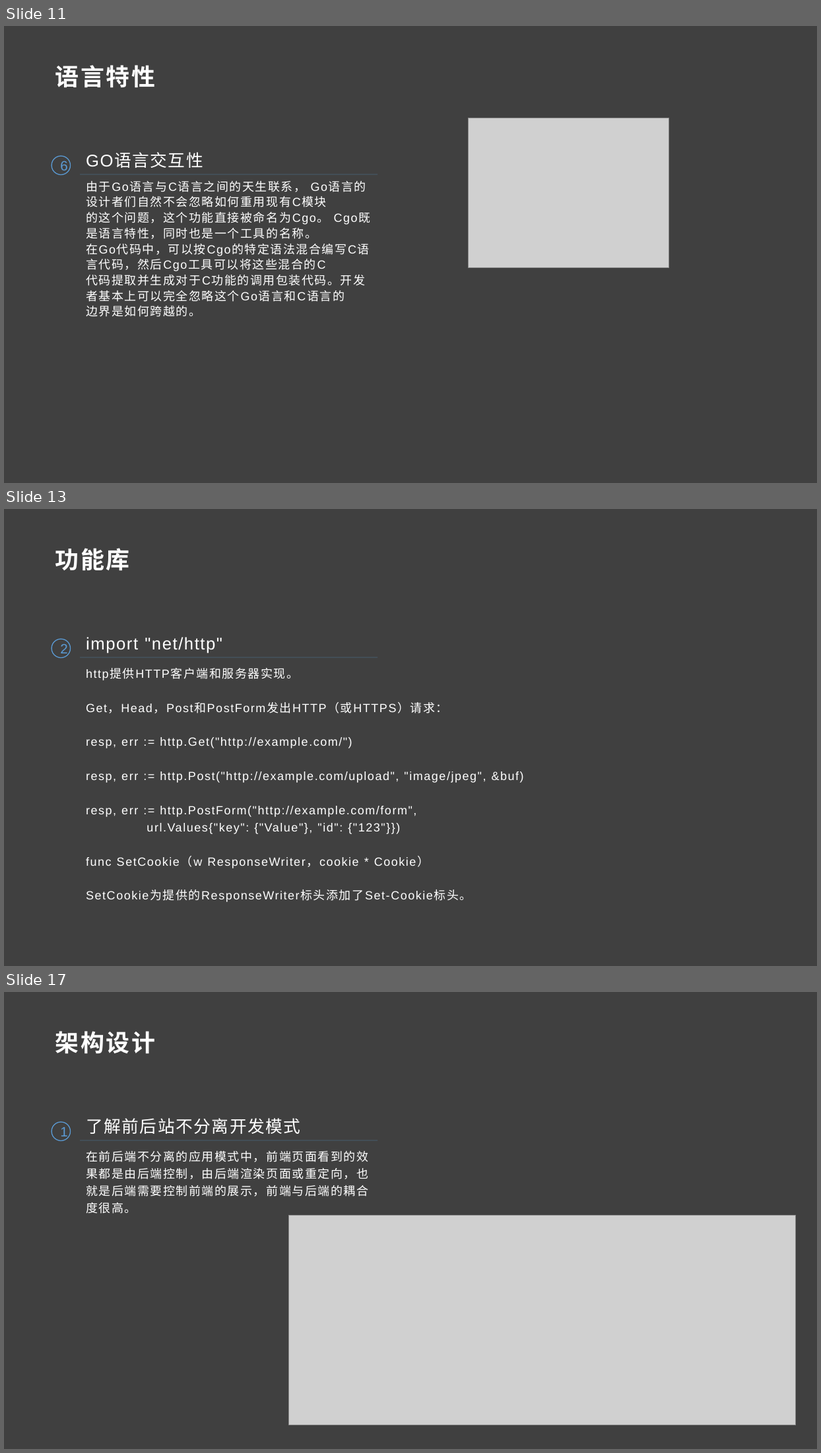
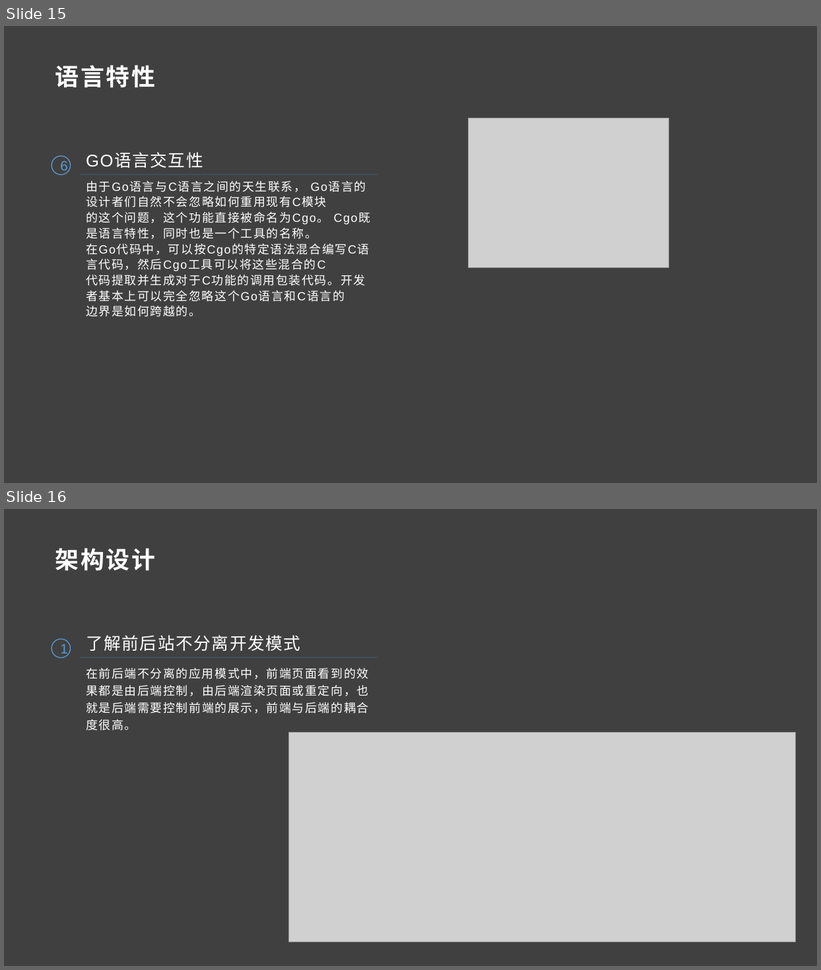
Before and after one commit to guojinchao/share, a slide deck: Gin框架与Pongo2模板语法搭建架构/走进GO的世界.pptx. Shown one above the other, each under a label of ours: slides 11, 13 and 17 before the commit, slides 15 and 16 after it; the slides between them are not shown. The pictures are 821x1453 and 821x970 pixels, drawn with LibreOffice and Linux fonts; fonts in the diff are those of the drawing; grey boxes stand for pictures. Boxes give left, top, right and bottom in pixels: in the first picture for what was removed or moved away, otherwise in the second. Text is boxed around its words. In the diff, an @@ line names an element or a change of style, - is before the commit and + after.

```diff
--- a/Gin框架与Pongo2模板语法搭建架构/走进GO的世界.pptx
+++ b/Gin框架与Pongo2模板语法搭建架构/走进GO的世界.pptx
@@ slide 13 removed at (4, 509, 817, 966), background #404040 @@
@@ text removed at (55, 548, 130, 570) @@
-功能库
@@ ellipse removed at (52, 639, 71, 658) @@
-2
@@ text removed at (86, 637, 222, 654) @@
-import "net/http"
@@ line removed from (81, 657) to (378, 657) @@
@@ text removed at (86, 669, 524, 902) @@
-http提供HTTP客户端和服务器实现。
-Get，Head，Post和PostForm发出HTTP（或HTTPS）请求：
-resp, err := http.Get("http://example.com/")
-resp, err := http.Post("http://example.com/upload", "image/jpeg", &buf)
-resp, err := http.PostForm("http://example.com/form",
-url.Values{"key": {"Value"}, "id": {"123"}})
-func SetCookie（w ResponseWriter，cookie * Cookie）
-SetCookie为提供的ResponseWriter标头添加了Set-Cookie标头。
@@ what was slide 11 is now slide 15 @@
@@ what was slide 17 is now slide 16 @@
```
Also in this commit, not shown: 1 slide changed, 4 slides added, 4 other slides removed.
